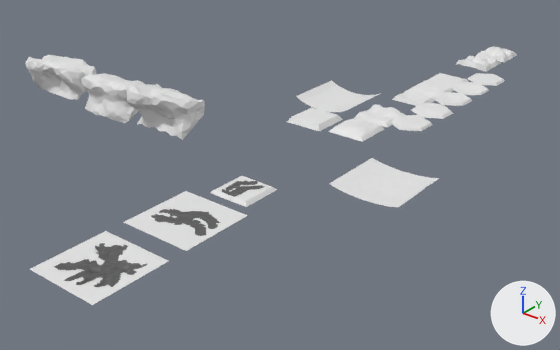
The FBX model Assets/_Visual/Models/grounds.fbx: old version first, new version second.
Both versions are drawn from a camera (50 mm lens) standing at (22.8, -30.6, 17.3) and looking at (-4.3, 3.2, -3.7). Lighting does not change. The marker at lower right points along +X, +Y and +Z. Vertices at the same position are counted once.

Before the edit, the objects in view are built like this:
```python
ob_cliffside_2 = bpy.data.objects.new('cliffside_2', me_cube_004)
ob_cliffside_2.location = (-10.34, 0.0, 0.0)
ob_riverbed_1 = bpy.data.objects.new('riverbed_1', me_cube_008)
ob_riverbed_1.location = (5.0, 0.0, 0.0)
ob_track_0 = bpy.data.objects.new('track_0', me_plane_001)
ob_track_0.location = (0.0, -5.0, 0.0)
ob_tracks_1 = bpy.data.objects.new('tracks_1', me_cube_006)
ob_tracks_1.location = (0.0, -14.0, 0.0)
ob_tracks_2 = bpy.data.objects.new('tracks_2', me_cube)
ob_tracks_2.location = (0.0, -9.0, 0.0)
# also in view: 'ground_5' at (0.0, 21.0, 0.1); 'ground_3' at (0.0, 7.7, 0.0); 'hexground_3' at (2.0, 7.8, 0.0); 'ground_2' at (0.0, 12.0, -0.1); 'riverbed_template' at (-4.0, 9.0, -0.2)
```
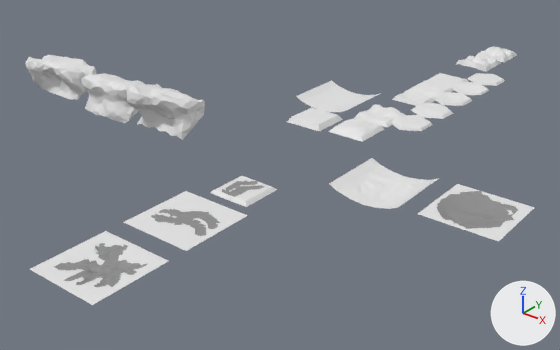
Boxes [x1, y1, x2, y2] around the edits, measured in the pictures (560 x 350 px):
'pool_0', added: after [418, 184, 535, 242]
    faces in mat_secondary (grey #8f8f8f): [437, 191, 518, 229]
    faces in mat_main (white #e7e7e7): [418, 184, 535, 242]
'riverbed_1', mesh rescaled: before [329, 158, 439, 207]; after [329, 158, 439, 209]

Diff of the bpy script that builds the scene:
```diff
--- a/Assets/_Visual/Models/grounds.fbx.py
+++ b/Assets/_Visual/Models/grounds.fbx.py
@@ mat_secondary @@
 mat_secondary = principled_material('secondary')
-mat_secondary.base_color = (0.102, 0.102, 0.102)  # dark grey #5a5a5a
+mat_secondary.base_color = (0.274, 0.274, 0.274)  # grey #8f8f8f
 mat_secondary.roughness = 0.4
@@ me_cube_008 @@
 me_cube_008.from_pydata(...)  # 174 vertices, 312 faces; spans x -2.0..2.0, y -2.0..2.0, z -0.33..0.0
 # used by ob_riverbed_1; location = (5.0, 0.0, 0.0)
+# me_cube_008 part 1: the whole mesh is scaled about the mesh origin by (1, 1, 2)
@@ me_plane @@
+me_plane.from_pydata(...)  # 387 vertices, 730 faces; spans x -2.0..2.0, y -2.0..2.0, z -0.29..0.01
+# faces by material slot: [306, 424]
+me_plane.materials.append(mat_main)  # white #e7e7e7
+me_plane.materials.append(mat_secondary)  # grey #8f8f8f
@@ ob_pool_0 @@
+ob_pool_0 = bpy.data.objects.new('pool_0', me_plane)
+ob_pool_0.location = (10.0, 0.0, 0.0)
```
